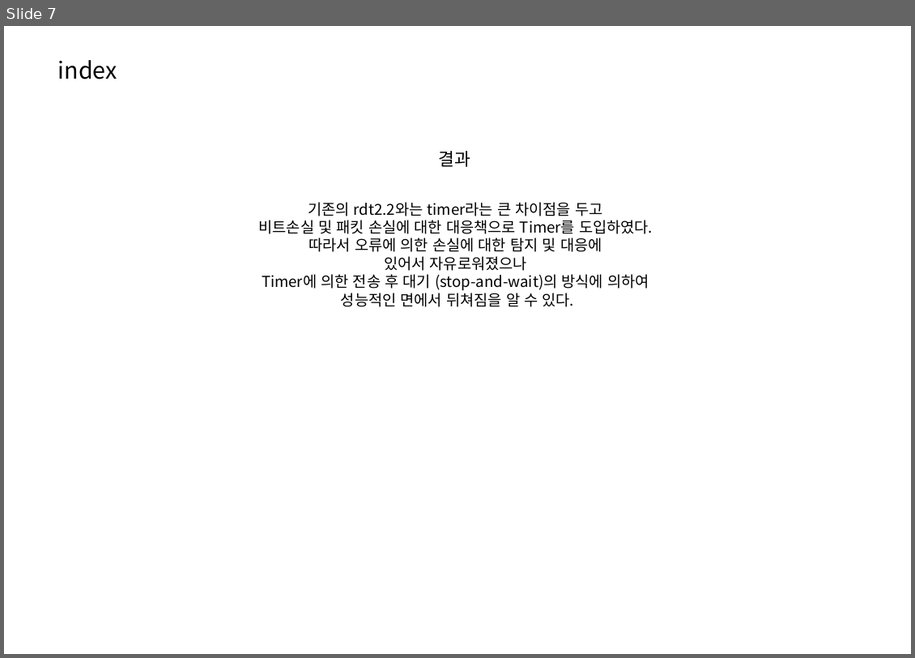
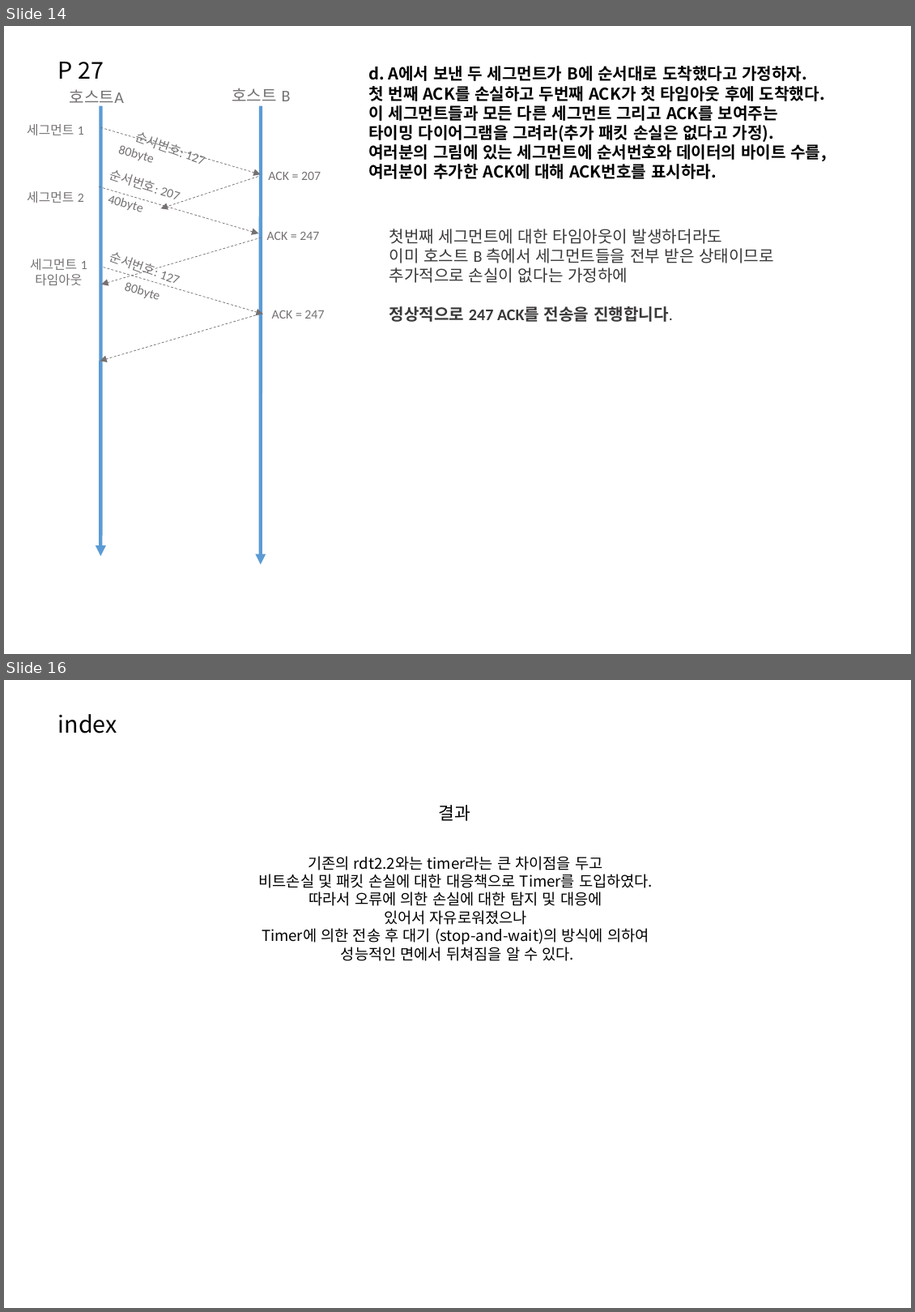
Before and after one commit to ingkoon/2020-s, a slide deck: ComputerNetwork/exc10/20151167 이인재 컴퓨터네트워크 연습문제(P 31, P 27).pptx. Shown one above the other, each under a label of ours: slide 7 before the commit, slides 14 and 16 after it; the slides between them are not shown. The pictures are 915x658 and 915x1312 pixels, drawn with LibreOffice and Linux fonts; fonts in the diff are those of the drawing; background and template pictures are left out. Boxes give left, top, right and bottom in pixels: in the first picture for what was removed or moved away, otherwise in the second. Text is boxed around its words. In the diff, an @@ line names an element or a change of style, - is before the commit and + after.

```diff
--- a/ComputerNetwork/exc10/20151167 이인재 컴퓨터네트워크 연습문제(P 31, P 27).pptx
+++ b/ComputerNetwork/exc10/20151167 이인재 컴퓨터네트워크 연습문제(P 31, P 27).pptx
@@ slide 14 added at <box>4,26,911,654</box>, background picture (left out) @@
@@ text added at <box>58,62,104,79</box>, 20 pt, text #000000 @@
+P 27
@@ text added at <box>368,66,826,179</box>, 14 pt, text #000000, bold @@
+d. A에서 보낸 두 세그먼트가 B에 순서대로 도착했다고 가정하자.
+첫 번째 ACK를 손실하고 두번째 ACK가 첫 타임아웃 후에 도착했다.
+이 세그먼트들과 모든 다른 세그먼트 그리고 ACK를 보여주는
+타이밍 다이어그램을 그려라(추가 패킷 손실은 없다고 가정).
+여러분의 그림에 있는 세그먼트에 순서번호와 데이터의 바이트 수를,
+여러분이 추가한 ACK에 대해 ACK번호를 표시하라.
@@ text added at <box>70,89,124,108</box>, 14 pt, text #767171 @@
+호스트A
@@ text added at <box>232,88,291,107</box>, 14 pt, text #767171 @@
+호스트 B
@@ arrow added from (101, 106) to (100, 557), #5B9BD5 3 pt @@
@@ arrow added from (261, 106) to (260, 565), #5B9BD5 3 pt @@
@@ text added at <box>27,124,84,135</box>, 11 pt, text #767171 @@
+세그먼트 1
@@ arrow added from (100, 127) to (260, 174), #767171 0.5 pt dashed @@
@@ text added at <box>108,135,212,186</box>, 11 pt, text #767171 @@
+80byte
@@ text added at <box>134,132,178,156</box>, 11 pt, text #767171 @@
+순서번호: 127
@@ text added at <box>108,170,178,199</box>, 11 pt, text #767171 @@
+순서번호: 207
@@ text added at <box>27,191,84,203</box>, 11 pt, text #767171 @@
+세그먼트 2
@@ text added at <box>97,184,202,236</box>, 11 pt, text #767171 @@
+40byte
@@ arrow added from (99, 187) to (258, 233), #767171 0.5 pt dashed @@
@@ arrow added from (258, 177) to (160, 208), #767171 0.5 pt dashed @@
@@ text added at <box>268,172,321,180</box>, 11 pt, text #767171 @@
+ACK = 207
@@ arrow added from (261, 238) to (101, 285), #767171 0.5 pt dashed @@
@@ text added at <box>267,232,319,240</box>, 11 pt, text #767171 @@
+ACK = 247
@@ text added at <box>390,228,774,322</box>, 14 pt, text #3B3838 @@
+첫번째 세그먼트에 대한 타임아웃이 발생하더라도
+이미 호스트 B 측에서 세그먼트들을 전부 받은 상태이므로
+추가적으로 손실이 없다는 가정하에
+정상적으로 247 ACK를 전송을 진행합니다.
@@ text added at <box>30,258,87,285</box>, 11 pt, text #767171 @@
+세그먼트 1
+타임아웃
@@ arrow added from (104, 267) to (264, 314), #767171 0.5 pt dashed @@
@@ text added at <box>108,252,153,276</box>, 11 pt, text #767171 @@
+순서번호: 127
@@ text added at <box>114,272,218,323</box>, 11 pt, text #767171 @@
+80byte
@@ arrow added from (259, 314) to (100, 361), #767171 0.5 pt dashed @@
@@ text added at <box>272,310,324,318</box>, 11 pt, text #767171 @@
+ACK = 247
@@ what was slide 7 is now slide 16 @@
```
Also in this commit, not shown: 4 slides changed, 10 other slides added, 2 slides removed, 1 other file.
